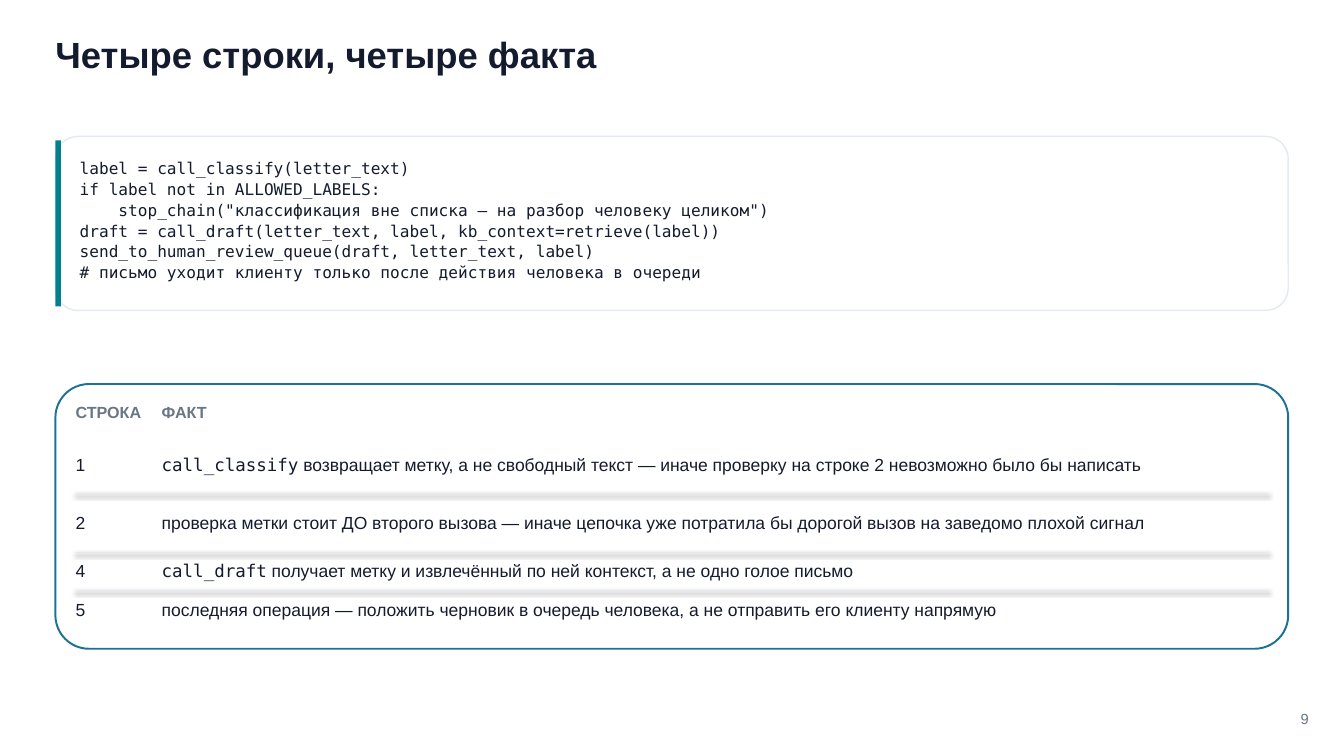
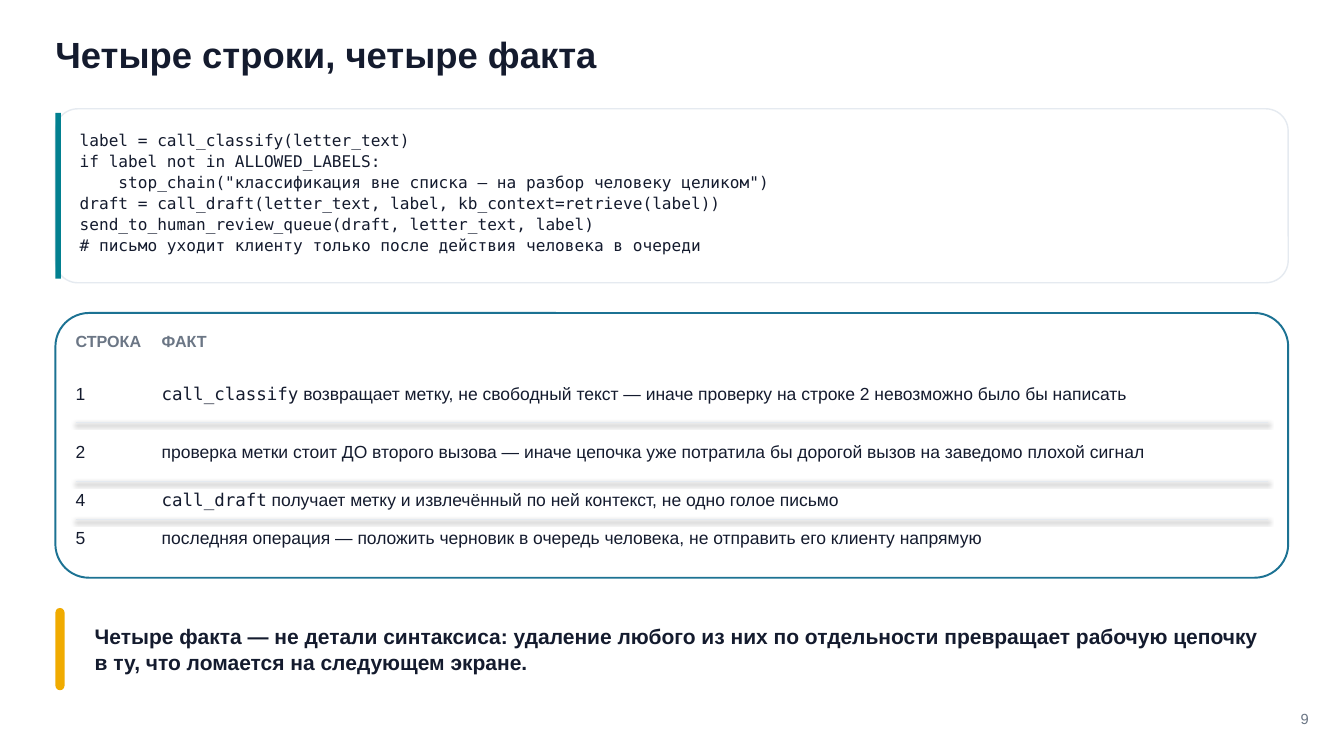
Before and after one commit to tellina-study/AI-usage-lessons, a slide deck: slide 9 of library/seminars/sem-07/rendered/sem-07.pptx. Drawn at 1344x756 pixels with LibreOffice and Linux fonts; fonts in the diff are those of the drawing. Boxes give left, top, right and bottom in pixels: in the first picture for what was removed or moved away, otherwise in the second. Text is boxed around its words. In the diff, an @@ line names an element or a change of style, - is before the commit and + after.

```diff
--- a/library/seminars/sem-07/rendered/sem-07.pptx
+++ b/library/seminars/sem-07/rendered/sem-07.pptx
@@ 1 text, 1 rounded rectangle, 1 rectangle: place and size @@
-1 text, 1 rounded rectangle, 1 rectangle at bbox=[55, 136, 1289, 311]
+1 text, 1 rounded rectangle, 1 rectangle at bbox=[55, 109, 1289, 283]
@@ 7 texts, 1 rounded rectangle: place and size @@
-7 texts, 1 rounded rectangle at bbox=[55, 384, 1289, 649]
+7 texts, 1 rounded rectangle at bbox=[55, 314, 1289, 579]
@@ text at bbox=[162, 386, 1127, 404]: text changed @@
-call_classify возвращает метку, а не свободный текст — иначе проверку на строке 2 невозможно было бы написать
+call_classify возвращает метку, не свободный текст — иначе проверку на строке 2 невозможно было бы написать
@@ line moved from (76, 591) - (1268, 591) to (76, 422) - (1268, 422) @@
@@ line moved from (76, 494) - (1268, 494) to (76, 481) - (1268, 481) @@
@@ text at bbox=[162, 492, 839, 510]: text changed @@
-call_draft получает метку и извлечённый по ней контекст, а не одно голое письмо
+call_draft получает метку и извлечённый по ней контекст, не одно голое письмо
@@ line moved from (76, 553) - (1268, 553) to (76, 519) - (1268, 519) @@
@@ text at bbox=[162, 534, 982, 548]: text changed @@
-последняя операция — положить черновик в очередь человека, а не отправить его клиенту напрямую
+последняя операция — положить черновик в очередь человека, не отправить его клиенту напрямую
@@ rounded rectangle added at bbox=[55, 608, 65, 691], fill #F0AB00 @@
@@ text added at bbox=[95, 628, 1257, 675], 15 pt, text #141B2E, bold @@
+Четыре факта — не детали синтаксиса: удаление любого из них по отдельности превращает рабочую цепочку в ту, что ломается на следующем экране.
```
Also in this commit, not shown: 11 other slides changed, 42 other files.
